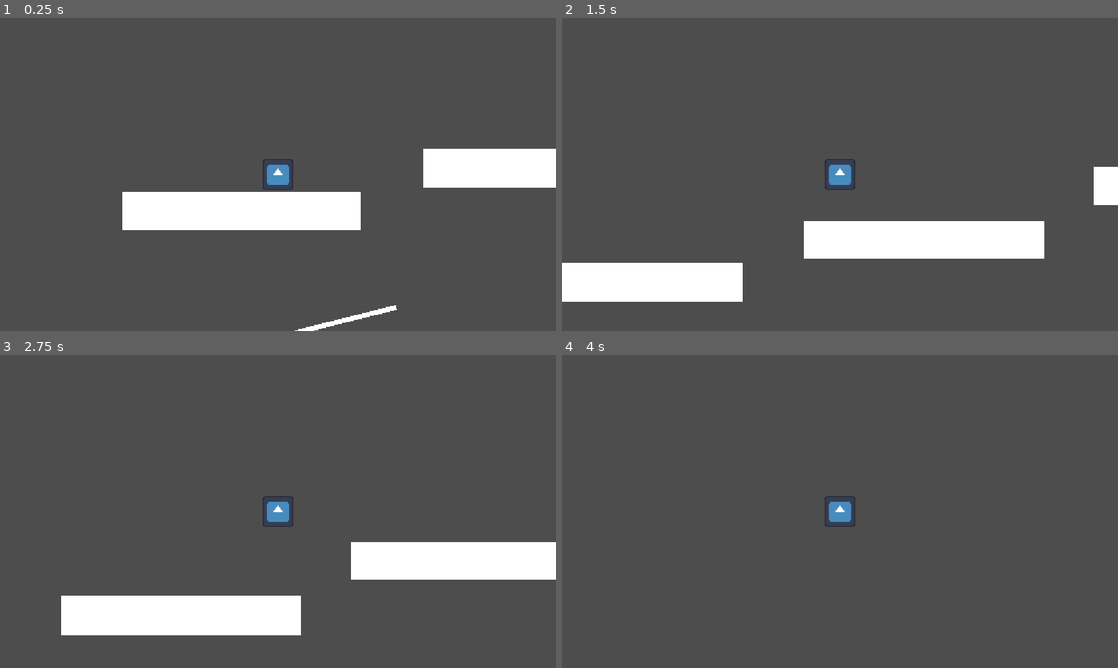
Above: before the commit, frames 1-4 (two rows, left to right).
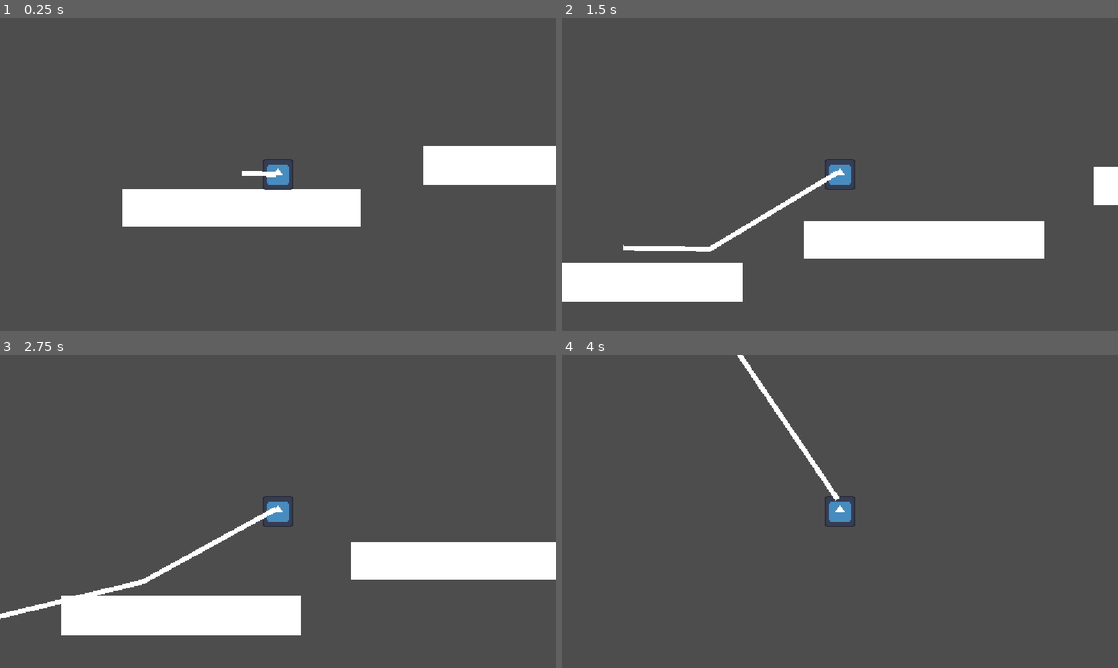
Above: after the commit, the same moments.

Repository: thirtyseventh-xyz/haven
Game: Godot game, scene res://levels/level_1.tscn
The game is run twice, just before and just after one commit, with the same random seed, the same clock (stepped at 60 frames per second) and the same inputs. The project has no main scene, so this scene is started directly. The engine's default icon, where the game draws it, is replaced by a stand-in: a white triangle on a blue panel in a dark square.
Inputs:
- Up to frame 1 (0.25 s): no input
- Up to frame 2 (1.5 s): tap Enter at 0.5 s; tap Space at 0.6, 0.77, 1.07, 1.35 s
- Up to frame 3 (2.75 s): tap Space at 1.52, 1.82, 2.1 s
- Up to frame 4 (4 s): tap Space at 2.85, 3.02, 3.32, 3.6, 3.77 s

The runs differ from the first frame. In frame 1, 1.6% of the frame differs, in the area x 22-100%, y 40-100%; in frame 2, 0.6%; in frame 3, 0.8%; in frame 4, 0.5%.

Commit message:
line works

Diff:
--- a/levels/level_1.tscn
+++ b/levels/level_1.tscn
@@ -11,7 +11,7 @@
 [node name="Node2D" type="Node2D" unique_id=1660641705]
 
 [node name="TestPlatform" type="StaticBody2D" parent="." unique_id=2018771496]
-position = Vector2(544, 352)
+position = Vector2(0, 72)
 
 [node name="CollisionShape2D" type="CollisionShape2D" parent="TestPlatform" unique_id=688453716]
 shape = SubResource("RectangleShape2D_a5fwx")
@@ -22,7 +22,7 @@
 mesh = SubResource("QuadMesh_57e5w")
 
 [node name="TestPlatform2" type="StaticBody2D" parent="." unique_id=219690860]
-position = Vector2(1168, 264)
+position = Vector2(624, -16)
 
 [node name="CollisionShape2D" type="CollisionShape2D" parent="TestPlatform2" unique_id=1025620808]
 shape = SubResource("RectangleShape2D_a5fwx")
@@ -33,7 +33,7 @@
 mesh = SubResource("QuadMesh_57e5w")
 
 [node name="TestPlatform3" type="StaticBody2D" parent="." unique_id=640697380]
-position = Vector2(1768, 152)
+position = Vector2(1224, -128)
 
 [node name="CollisionShape2D" type="CollisionShape2D" parent="TestPlatform3" unique_id=1051535577]
 shape = SubResource("RectangleShape2D_a5fwx")
@@ -44,12 +44,11 @@
 mesh = SubResource("QuadMesh_57e5w")
 
 [node name="Player" parent="." unique_id=1278515245 instance=ExtResource("1_vn7o3")]
-position = Vector2(544, 248)
 
 [node name="Line2D" type="Line2D" parent="." unique_id=1403083273]
-position = Vector2(320, 304)
 script = ExtResource("2_jirdo")
 
 [connection signal="new_line_point" from="Player" to="Line2D" method="new_point"]
+[connection signal="track_last_point" from="Player" to="Line2D" method="track_last_point"]
 
 [editable path="Player"]
--- a/levels/line_2d.gd
+++ b/levels/line_2d.gd
@@ -11,3 +11,4 @@
 
 func track_last_point(new_pos:Vector2) -> void:
 	set_point_position(created_points, new_pos)
+	print("set point "+str(created_points)+"  to position "+str(new_pos))
--- a/objects/player/player.gd
+++ b/objects/player/player.gd
@@ -7,17 +7,17 @@
 signal track_last_point(pos:Vector2)
 
 func _ready() -> void:
-	new_line_point.emit(global_position)
+	new_line_point.emit(position)
 
 func _input(event: InputEvent) -> void:
 	if event is InputEventKey:
 		if event.pressed and event.keycode == KEY_SPACE and is_on_floor():
 			velocity.y = JUMP_VELOCITY
-			new_line_point.emit(global_position)
+			new_line_point.emit(position)
 
 func _physics_process(delta: float) -> void:
 	# Add the gravity.
-	track_last_point.emit(global_position)
+	track_last_point.emit(position)
 
 	if not is_on_floor():
 		velocity += get_gravity() * delta
